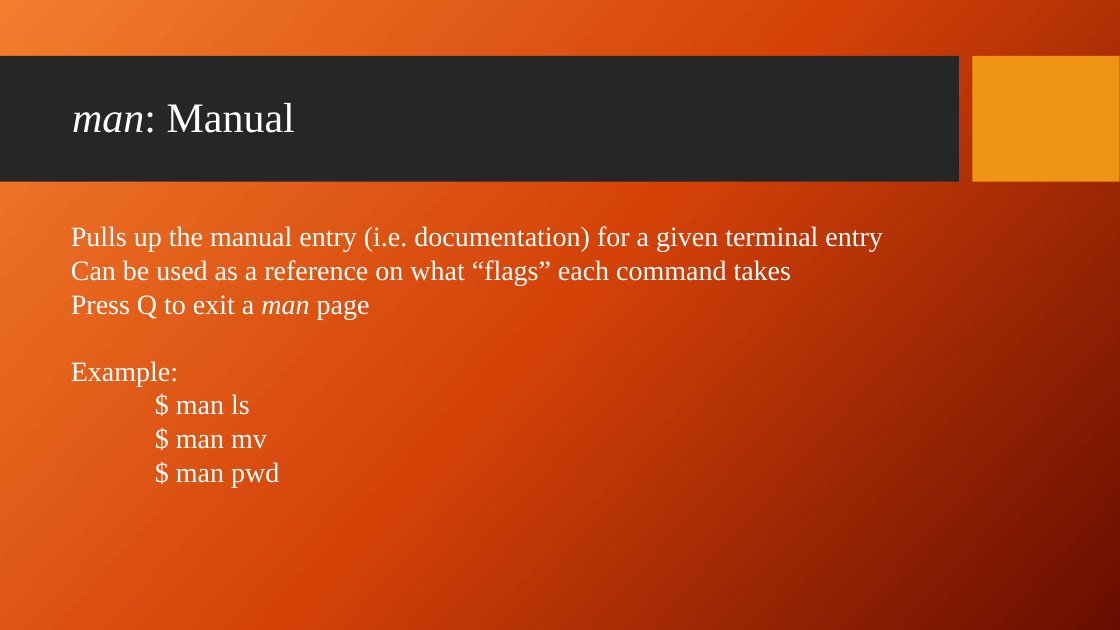
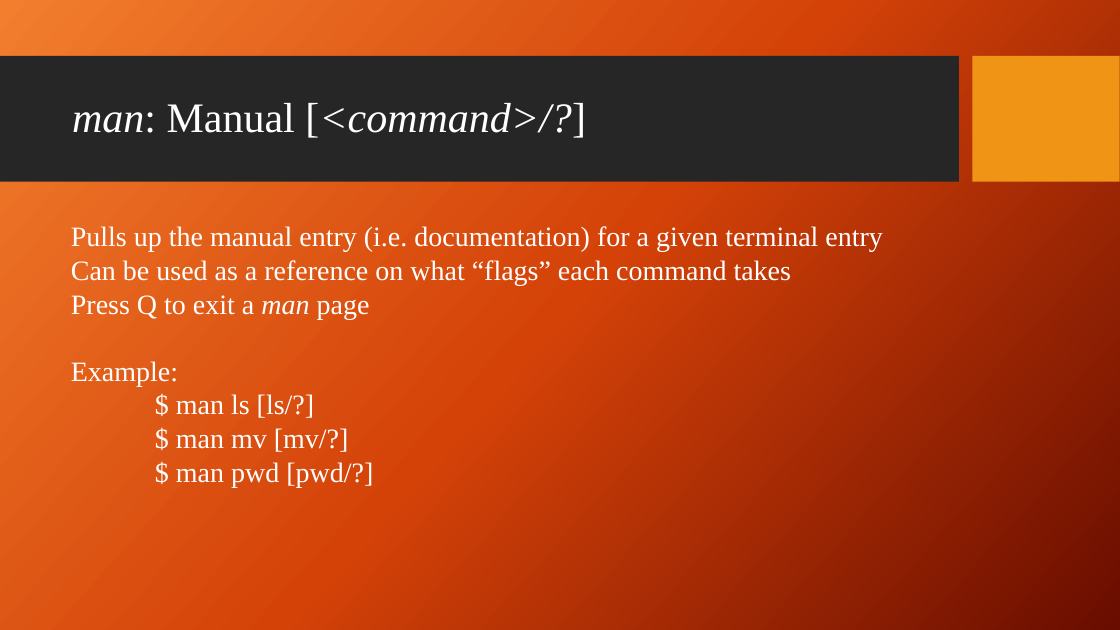
Before and after one commit to giganano/PythonBootcamp, a slide deck: slide 12 of slides/terminal.pptx (slide 10 before the commit). Drawn at 1120x630 pixels with LibreOffice and Linux fonts; fonts in the diff are those of the drawing; background and template pictures are left out. Boxes give left, top, right and bottom in pixels: in the first picture for what was removed or moved away, otherwise in the second. Text is boxed around its words. In the diff, an @@ line names an element or a change of style, - is before the commit and + after.

```diff
--- a/slides/terminal.pptx
+++ b/slides/terminal.pptx
@@ title at <box>72,103,586,138</box>: text changed; italic on @@
-man: Manual
+man: Manual [<command>/?]
@@ text at <box>176,394,373,487</box>: text changed @@
-$ man ls
-$ man mv
-$ man pwd
+$ man ls [ls/?]
+$ man mv [mv/?]
+$ man pwd [pwd/?]
```
Also in this commit, not shown: 6 other slides changed, 4 slides added, 25 other files.
